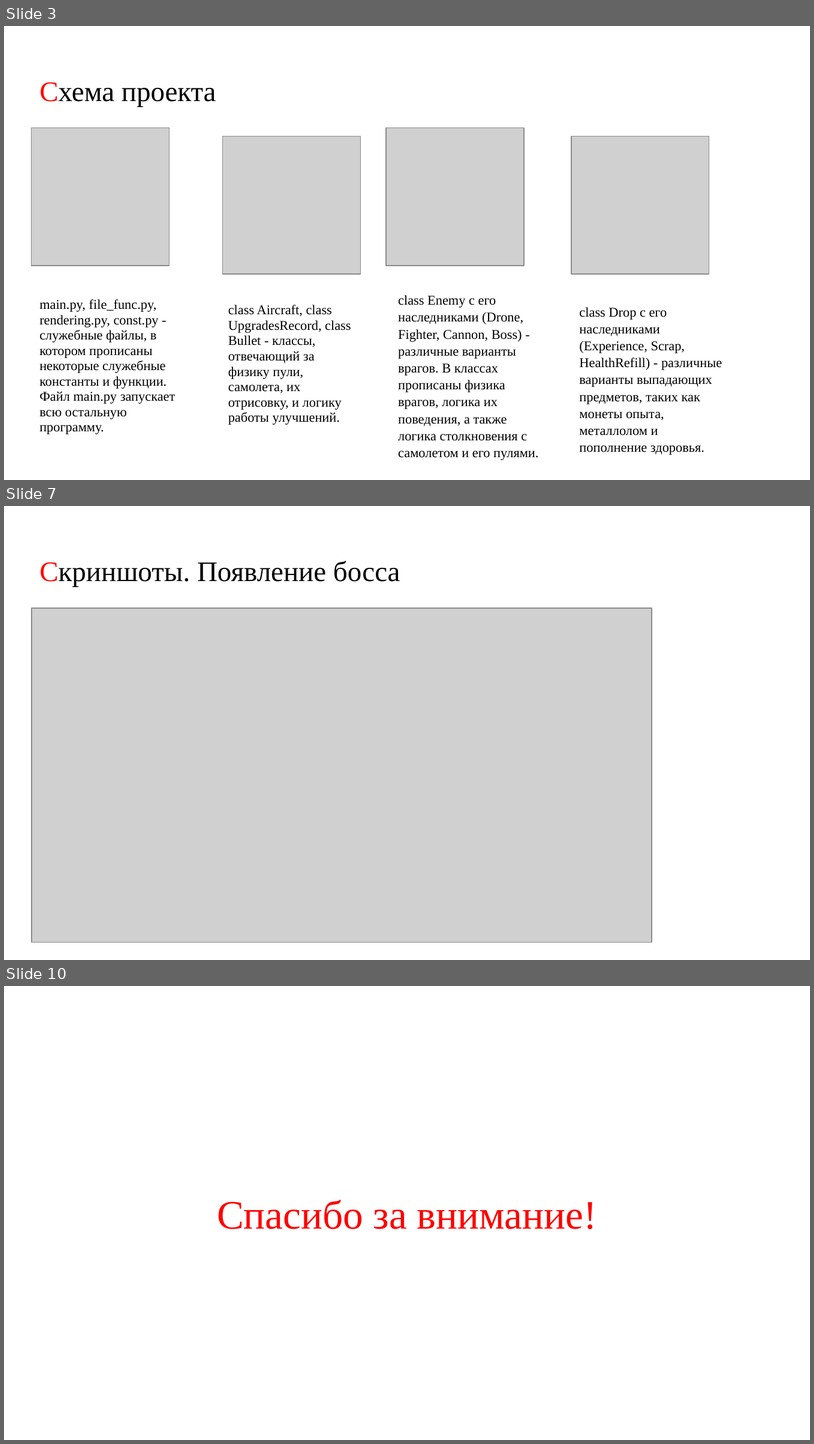
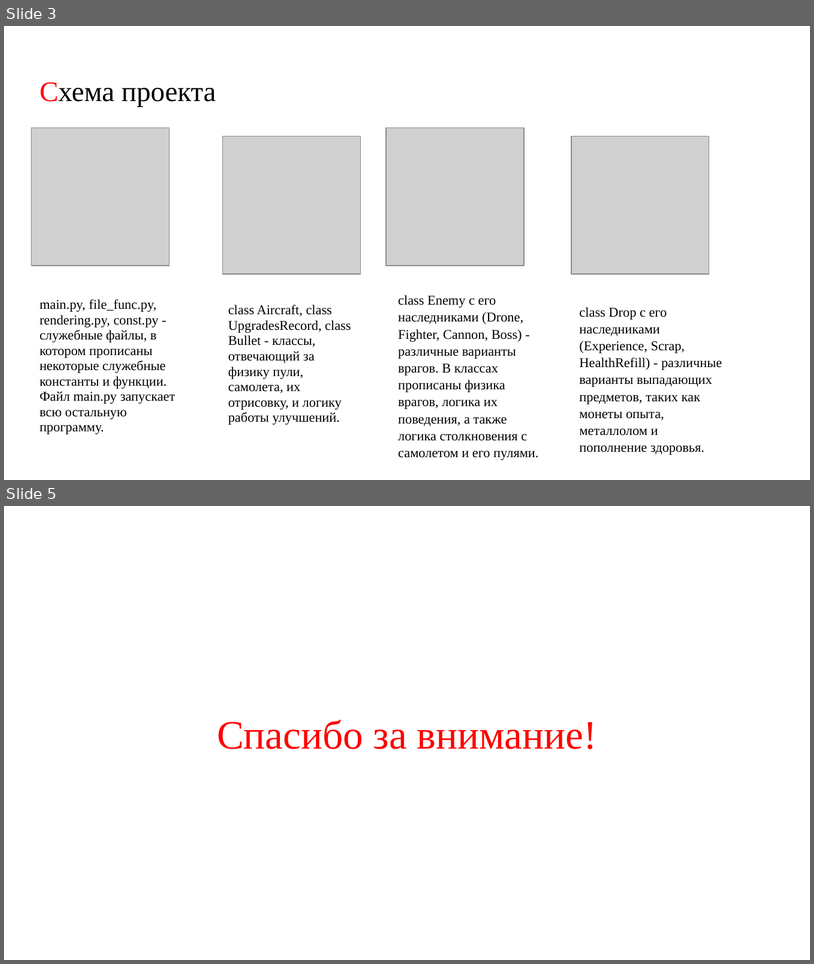
Before and after one commit to alex9127git/DivingThroughTheSkies, a slide deck: Презентация к проекту 2.pptx. Shown one above the other, each under a label of ours: slides 3, 7 and 10 before the commit, slides 3 and 5 after it; the slides between them are not shown. The pictures are 814x1444 and 814x964 pixels, drawn with LibreOffice and Linux fonts; fonts in the diff are those of the drawing; grey boxes stand for pictures. Boxes give left, top, right and bottom in pixels: in the first picture for what was removed or moved away, otherwise in the second. Text is boxed around its words. In the diff, an @@ line names an element or a change of style, - is before the commit and + after.

```diff
--- a/Презентация к проекту 2.pptx
+++ b/Презентация к проекту 2.pptx
@@ slide 7 removed at (4,506,810,960), background #FFFFFF @@
@@ title removed at (39,561,401,587) @@
-Скриншоты. Появление босса
@@ picture removed at (32,607,653,942) @@
@@ what was slide 10 is now slide 5 @@
```
Also in this commit, not shown: 1 slide added, 5 other slides removed.
